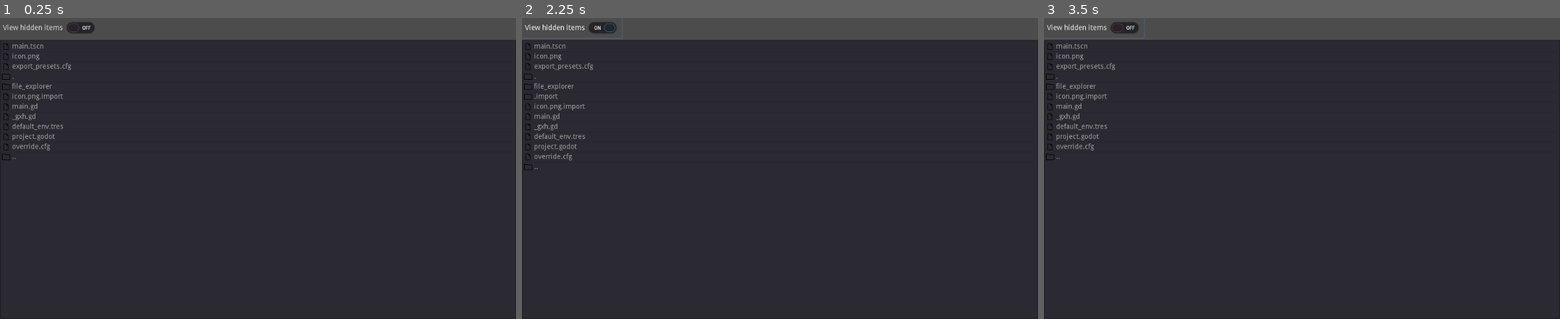
Above: before the commit, frames 1-3 (left to right).
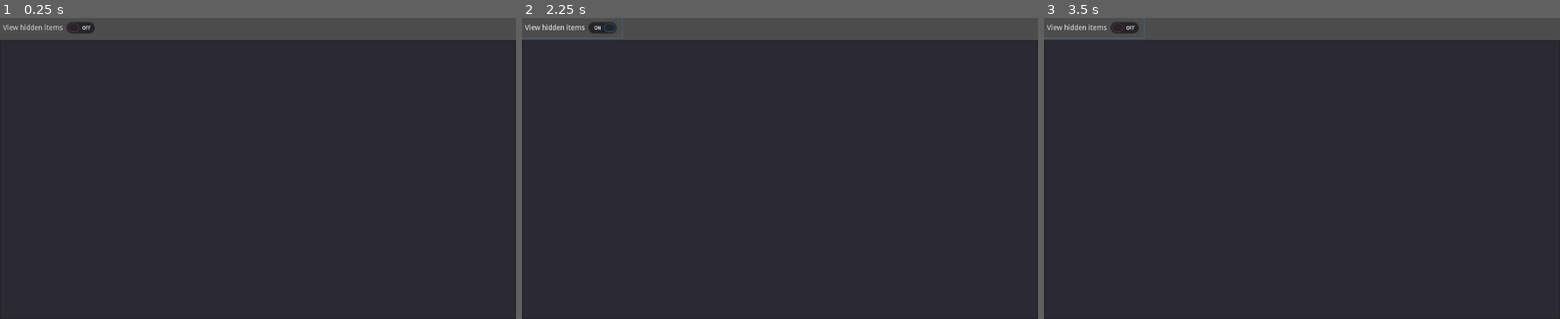
Above: after the commit, the same moments.

Repository: gr3yknigh1/godot-file-explorer
Game: Godot game, scene res://main.tscn
The game is run twice, just before and just after one commit, with the same random seed, the same clock (stepped at 60 frames per second) and the same inputs.
Inputs:
- Up to frame 1 (0.25 s): no input
- Up to frame 2 (2.25 s): click "View hidden items" at 0.5 s; click "View hidden items" at 1.25 s; click "View hidden items" at 2 s
- Up to frame 3 (3.5 s): tap Enter at 2.75 s

The runs differ from the first frame. In frame 1, 0.7% of the frame differs, in the area x 0-14%, y 8-48%; in frame 2, 0.8%, in the area x 0-14%, y 8-51%; in frame 3, 0.7%.
Error before the commit: Invalid get index 'Write' (on base: 'GDScriptNativeClass'). (res://file_explorer/file_explorer.gd:26)

Commit message:
Fix whitespace

Diff:
--- a/file_explorer/file_explorer.gd
+++ b/file_explorer/file_explorer.gd
@@ -7,58 +7,58 @@
 
 class ConfigManager:
 
-	const DEFAULT_CONFIG_FILENAME = "default_config.txt"
-	var DEFAULT_CONFIG_PATH: String = OS.get_user_data_dir().plus_file(DEFAULT_CONFIG_FILENAME)
-	const DEFAULT_CONFIG = {
-		"starting_dir": "C:/",
-		"view_hidden_items": false
-	}
+    const DEFAULT_CONFIG_FILENAME = "default_config.txt"
+    var DEFAULT_CONFIG_PATH: String = OS.get_user_data_dir().plus_file(DEFAULT_CONFIG_FILENAME)
+    const DEFAULT_CONFIG = {
+        "starting_dir": "/",
+        "view_hidden_items": false
+    }
 
-	const USER_CONFIG_FILENAME = "user_config.txt"
-	var USER_CONFIG_PATH: String = OS.get_user_data_dir().plus_file(USER_CONFIG_FILENAME)
-	var user_config : Dictionary = {}
+    const USER_CONFIG_FILENAME = "user_config.txt"
+    var USER_CONFIG_PATH: String = OS.get_user_data_dir().plus_file(USER_CONFIG_FILENAME)
+    var user_config : Dictionary = {}
 
 
-	func _load_user_config() -> void:
-		var file = File.new()
+    func _load_user_config() -> void:
+        var file = File.new()
 
-		if not file.file_exists(USER_CONFIG_PATH):
-			file.open(USER_CONFIG_PATH, File.Write)
-			file.store_string(var2str(user_config))
-		else:
-			file.open(USER_CONFIG_PATH, File.READ)
-			var user_config_str = file.get_as_text()
-			if user_config_str != "":
-				user_config = str2var(user_config_str)
+        if not file.file_exists(USER_CONFIG_PATH):
+            file.open(USER_CONFIG_PATH, File.WRITE)
+            file.store_string(var2str(user_config))
+        else:
+            file.open(USER_CONFIG_PATH, File.READ)
+            var user_config_str = file.get_as_text()
+            if user_config_str != "":
+                user_config = str2var(user_config_str)
 
-		file.close()
+        file.close()
 
-	func _override_default_config() -> void:
-		var file := File.new()
+    func _override_default_config() -> void:
+        var file := File.new()
 
-		if file.open(DEFAULT_CONFIG_PATH, File.WRITE) != OK:
-			push_error("Error while openning default config file")
+        if file.open(DEFAULT_CONFIG_PATH, File.WRITE) != OK:
+            push_error("Error while openning default config file")
 
-		var default_config_str := var2str(DEFAULT_CONFIG)
-		file.store_string(default_config_str)
+        var default_config_str := var2str(DEFAULT_CONFIG)
+        file.store_string(default_config_str)
 
-		file.close()
+        file.close()
 
-	func _init() -> void:
-		self._override_default_config()
-		self._load_user_config()
+    func _init() -> void:
+        self._override_default_config()
+        self._load_user_config()
 
-	func get(name: String):
-		var config_var = user_config.get(
-			name, DEFAULT_CONFIG.get(name, null)
-		)
+    func get(name: String):
+        var config_var = user_config.get(
+            name, DEFAULT_CONFIG.get(name, null)
+        )
 
-		if config_var == null:
-			push_error("Config var doesn't exists %s" % name)
-		return config_var
+        if config_var == null:
+            push_error("Config var doesn't exists %s" % name)
+        return config_var
 
-	func set(name: String, value) -> void:
-		user_config[name] = value
+    func set(name: String, value) -> void:
+        user_config[name] = value
 
 
 onready var content_list := $VBoxContainer/ContentList
@@ -67,67 +67,67 @@
 
 
 func get_dir_content(path: String) -> Array:
-	var path_content = []
-	var dir = Directory.new()
+    var path_content = []
+    var dir = Directory.new()
 
-	assert (dir.open(path) == OK, "Error while openning path")
+    assert (dir.open(path) == OK, "Error while openning path")
 
-	dir.list_dir_begin()
-	var item_name = dir.get_next()
-	while item_name != "":
-		path_content.append(item_name)
-		item_name = dir.get_next()
-	return path_content
+    dir.list_dir_begin()
+    var item_name = dir.get_next()
+    while item_name != "":
+        path_content.append(item_name)
+        item_name = dir.get_next()
+    return path_content
 
 
 func update_content_list() -> void:
-	content_list.clear()
+    content_list.clear()
 
-	var dir = Directory.new()
+    var dir = Directory.new()
 
-	assert (dir.open(current_path) == OK, "Error while openning path")
+    assert (dir.open(current_path) == OK, "Error while openning path")
 
-	dir.list_dir_begin(false, not config.get("view_hidden_items"))
-	var item_name = dir.get_next()
-	while item_name != "":
+    dir.list_dir_begin(false, not config.get("view_hidden_items"))
+    var item_name = dir.get_next()
+    while item_name != "":
 
-		content_list.add_item(
-			item_name,
-			FOLDER_ICON if dir.current_is_dir() else FILE_ICON
-		)
+        content_list.add_item(
+            item_name,
+            FOLDER_ICON if dir.current_is_dir() else FILE_ICON
+        )
 
-		item_name = dir.get_next()
+        item_name = dir.get_next()
 
 
 func change_current_directory(dir_path: String) -> void:
-	match dir_path:
-		".":
-			pass
-		"..":
-			current_path = current_path.get_base_dir()
-		_:
-			if dir_path.is_rel_path():
-				dir_path = current_path.plus_file(dir_path)
+    match dir_path:
+        ".":
+            pass
+        "..":
+            current_path = current_path.get_base_dir()
+        _:
+            if dir_path.is_rel_path():
+                dir_path = current_path.plus_file(dir_path)
 
-			var dir := Directory.new()
+            var dir := Directory.new()
 
-			if dir.open(dir_path) != OK:
-				print("Can't open as directory: '%s'" % dir_path)
-				return
-			current_path = dir_path
-	update_content_list()
+            if dir.open(dir_path) != OK:
+                print("Can't open as directory: '%s'" % dir_path)
+                return
+            current_path = dir_path
+    update_content_list()
 
 
 func _ready() -> void:
-	change_current_directory(config.get("starting_dir"))
-	$VBoxContainer/HiddenItems.pressed = config.get("view_hidden_items")
+    change_current_directory(config.get("starting_dir"))
+    $VBoxContainer/HiddenItems.pressed = config.get("view_hidden_items")
 
 
 func _on_ContentList_item_activated(index: int) -> void:
-	var item_text: String = content_list.get_item_text(index)
-	change_current_directory(item_text)
+    var item_text: String = content_list.get_item_text(index)
+    change_current_directory(item_text)
 
 
 func _on_HiddenItems_toggled(button_pressed):
-	config.set("view_hidden_items", button_pressed)
-	update_content_list()
+    config.set("view_hidden_items", button_pressed)
+    update_content_list()
